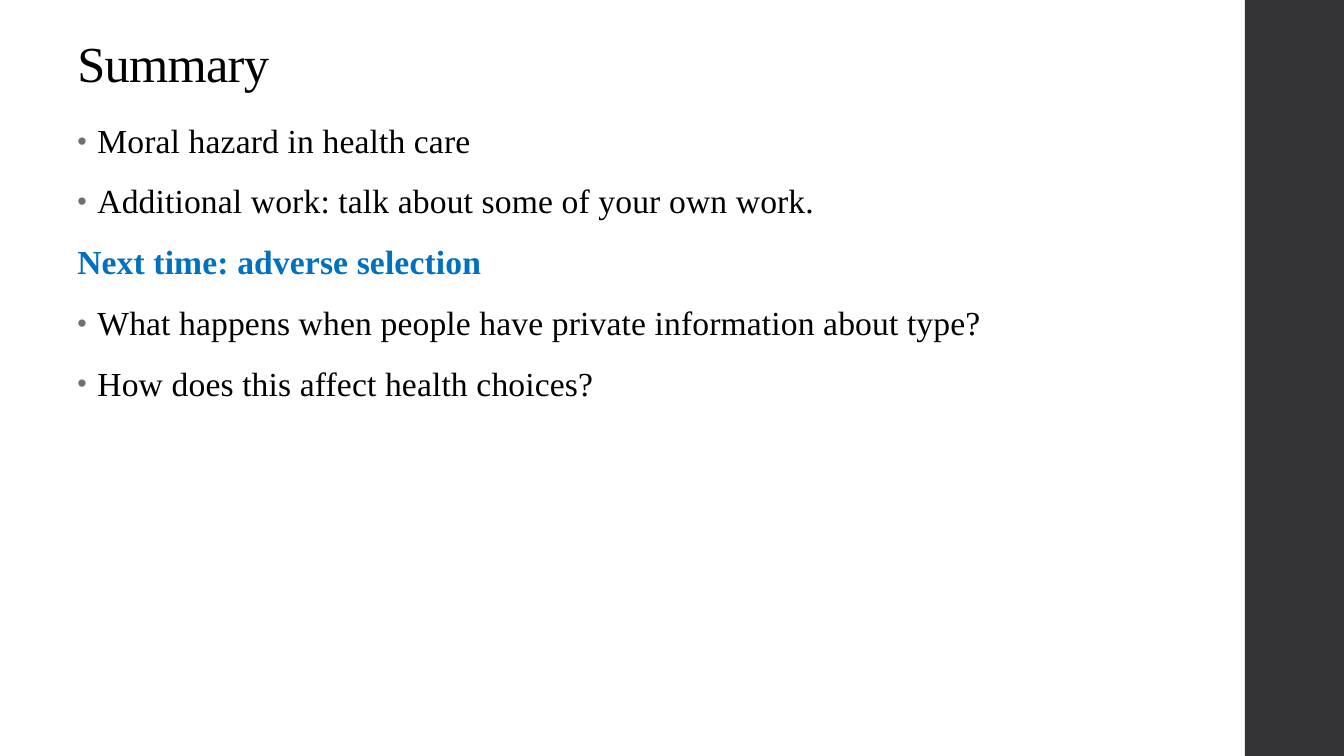
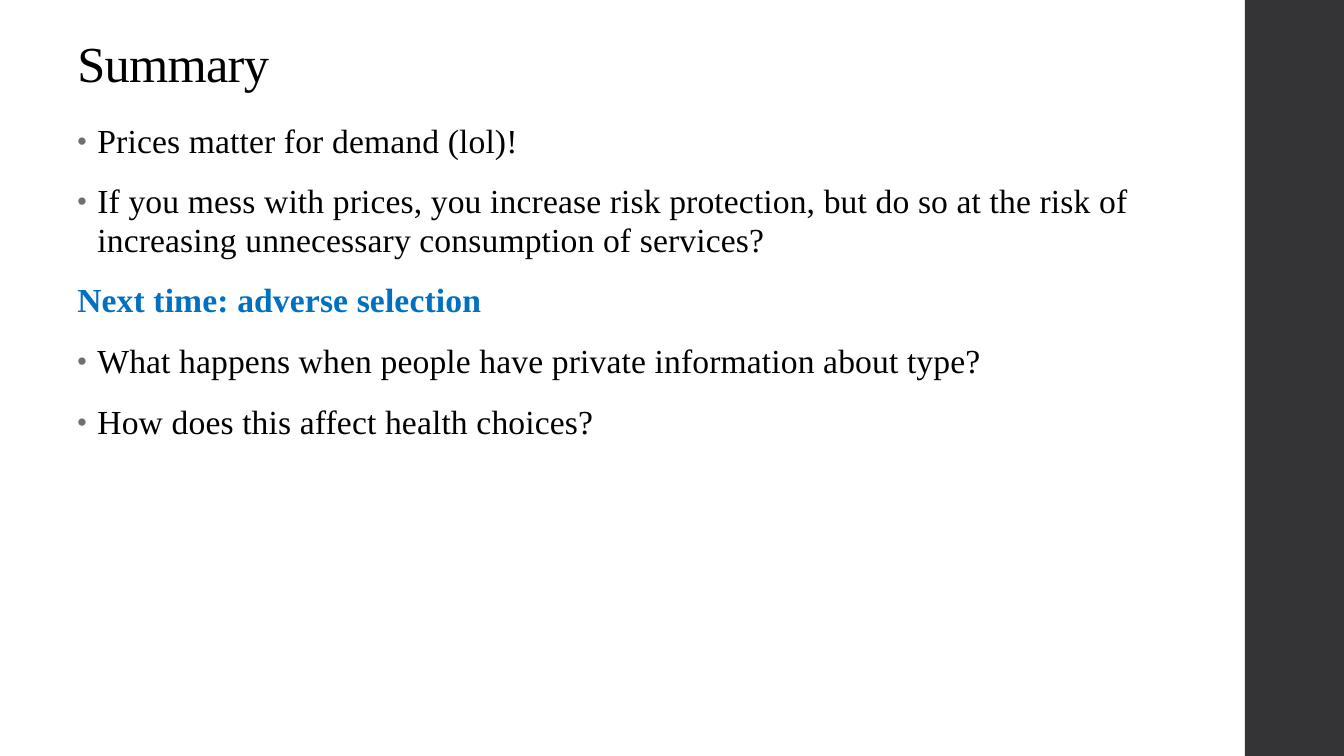
Before and after one commit to alex-hoagland/HAD6750H, a slide deck: slide 53 of Lecture02_MoralHazard/L2Slides_MoralHazard_2023W.pptx (slide 49 before the commit). Drawn at 1344x756 pixels with LibreOffice and Linux fonts; fonts in the diff are those of the drawing. Boxes give left, top, right and bottom in pixels: in the first picture for what was removed or moved away, otherwise in the second. Text is boxed around its words. In the diff, an @@ line names an element or a change of style, - is before the commit and + after.

```diff
--- a/Lecture02_MoralHazard/L2Slides_MoralHazard_2023W.pptx
+++ b/Lecture02_MoralHazard/L2Slides_MoralHazard_2023W.pptx
@@ text at box(97, 129, 1127, 258): text changed @@
-• Moral hazard in health care
-• Additional work: talk about some of your own work.
+• Prices matter for demand (lol)!
+• If you mess with prices, you increase risk protection, but do so at the risk of increasing unnecessary consumption of services?
```
Also in this commit, not shown: 1 other slide changed, 4 slides added, 3 other files.
